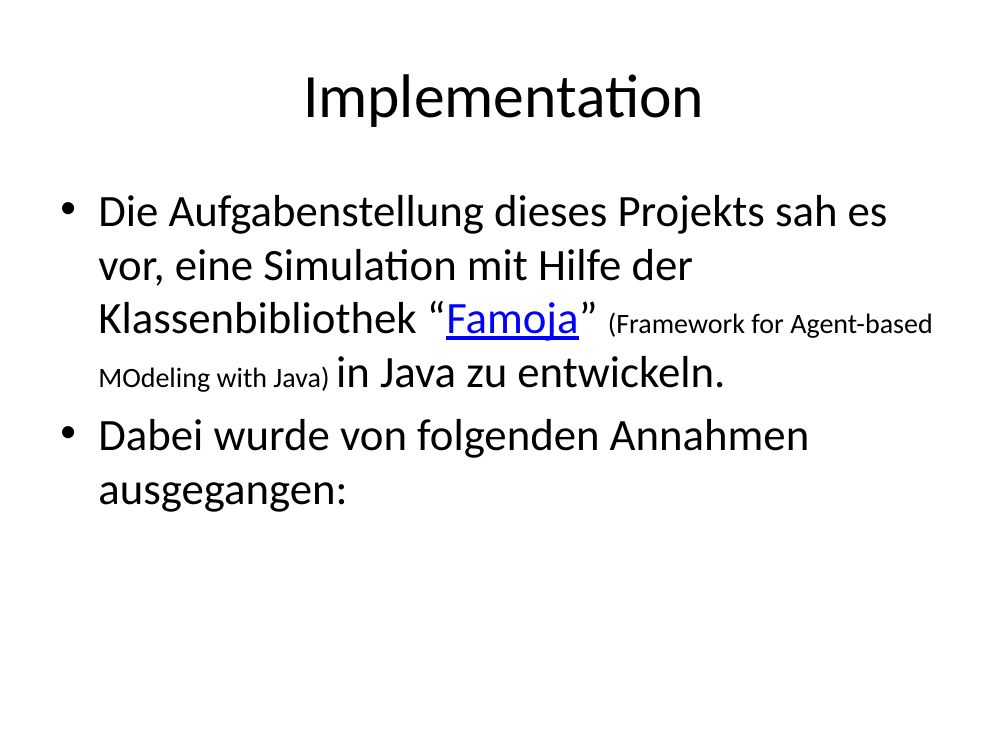
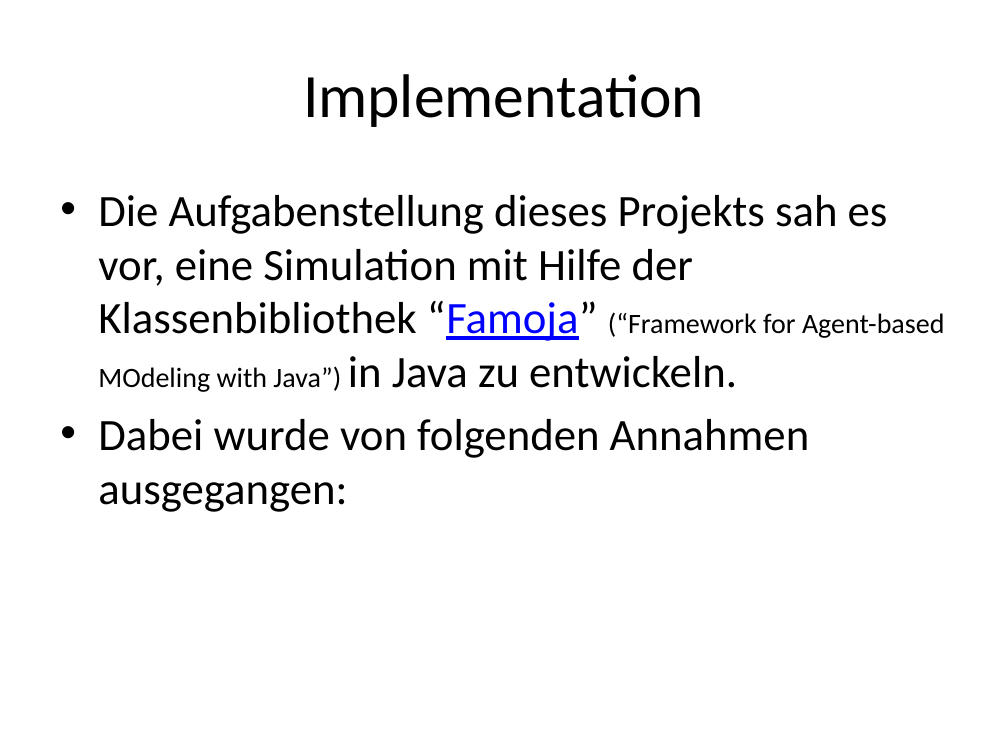
Before and after one commit to wsmirnow/Sugarscape, a slide deck: slide 4 of Presentation/Presentation.pptx. Drawn at 1008x756 pixels with LibreOffice and Linux fonts; fonts in the diff are those of the drawing. Boxes give left, top, right and bottom in pixels: in the first picture for what was removed or moved away, otherwise in the second. Text is boxed around its words. In the diff, an @@ line names an element or a change of style, - is before the commit and + after.

```diff
--- a/Presentation/Presentation.pptx
+++ b/Presentation/Presentation.pptx
@@ text at (x1=98, y1=195, x2=945, y2=392): text changed @@
-• Die Aufgabenstellung dieses Projekts sah es vor, eine Simulation mit Hilfe der Klassenbibliothek “Famoja” (Framework for Agent-based MOdeling with Java) in Java zu entwickeln.
+• Die Aufgabenstellung dieses Projekts sah es vor, eine Simulation mit Hilfe der Klassenbibliothek “Famoja” (“Framework for Agent-based MOdeling with Java”) in Java zu entwickeln.
```
Also in this commit, not shown: 1 other slide changed, 1 other file.
